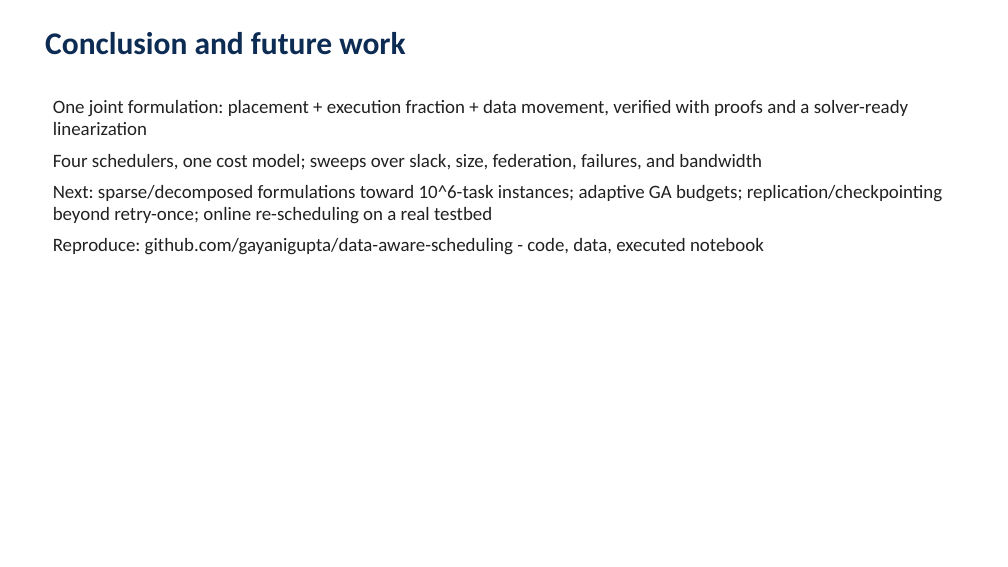
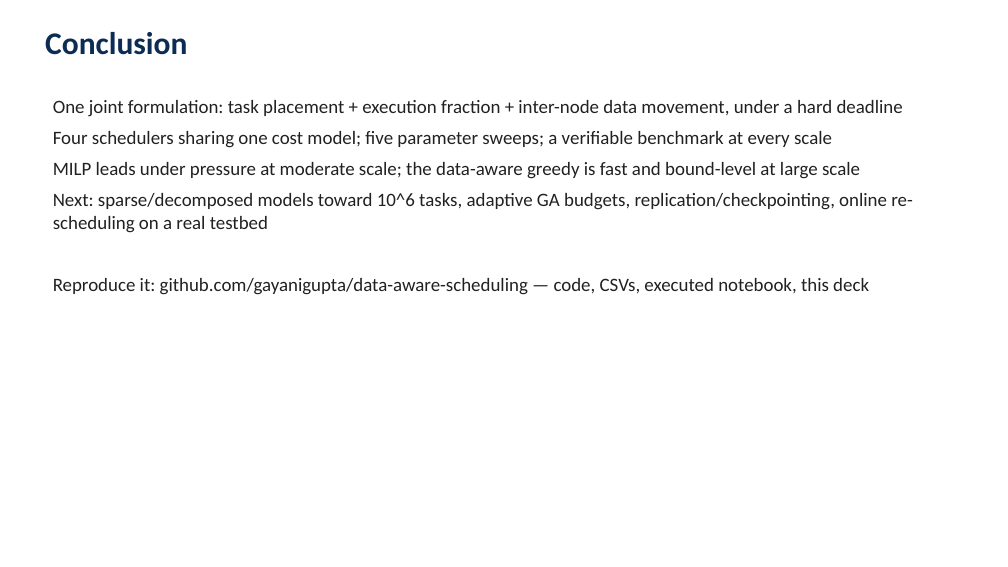
Before and after one commit to gayanigupta/data-aware-scheduling, a slide deck: slide 20 of slides/data-aware-scheduling.pptx (slide 13 before the commit). Drawn at 1008x567 pixels with LibreOffice and Linux fonts; fonts in the diff are those of the drawing. Boxes give left, top, right and bottom in pixels: in the first picture for what was removed or moved away, otherwise in the second. Text is boxed around its words. In the diff, an @@ line names an element or a change of style, - is before the commit and + after.

```diff
--- a/slides/data-aware-scheduling.pptx
+++ b/slides/data-aware-scheduling.pptx
@@ text at [45,32,187,55]: text changed @@
-Conclusion and future work
+Conclusion
@@ text at [53,100,913,295]: text changed @@
-One joint formulation: placement + execution fraction + data movement, verified with proofs and a solver-ready linearization
-Four schedulers, one cost model; sweeps over slack, size, federation, failures, and bandwidth
-Next: sparse/decomposed formulations toward 10^6-task instances; adaptive GA budgets; replication/checkpointing beyond retry-once; online re-scheduling on a real testbed
-Reproduce: github.com/gayanigupta/data-aware-scheduling - code, data, executed notebook
+One joint formulation: task placement + execution fraction + inter-node data movement, under a hard deadline
+Four schedulers sharing one cost model; five parameter sweeps; a verifiable benchmark at every scale
+MILP leads under pressure at moderate scale; the data-aware greedy is fast and bound-level at large scale
+Next: sparse/decomposed models toward 10^6 tasks, adaptive GA budgets, replication/checkpointing, online re-scheduling on a real testbed
+Reproduce it: github.com/gayanigupta/data-aware-scheduling — code, CSVs, executed notebook, this deck
```
Also in this commit, not shown: 11 other slides changed, 9 slides added, 1 slide removed, 1 other file.
